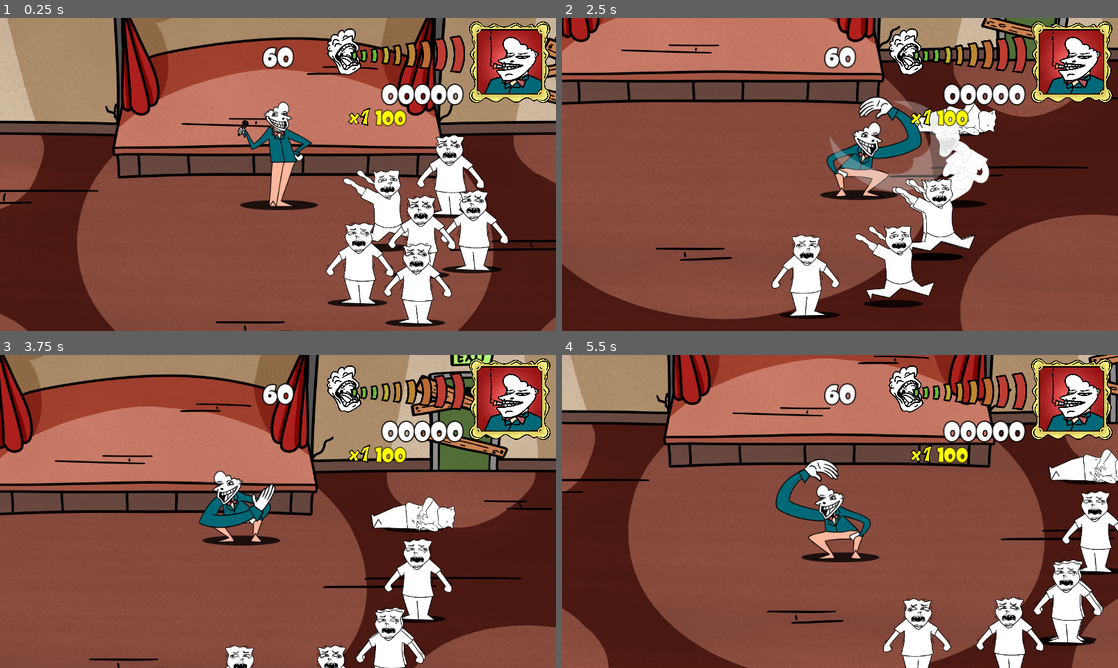
Above: before the commit, frames 1-4 (two rows, left to right).
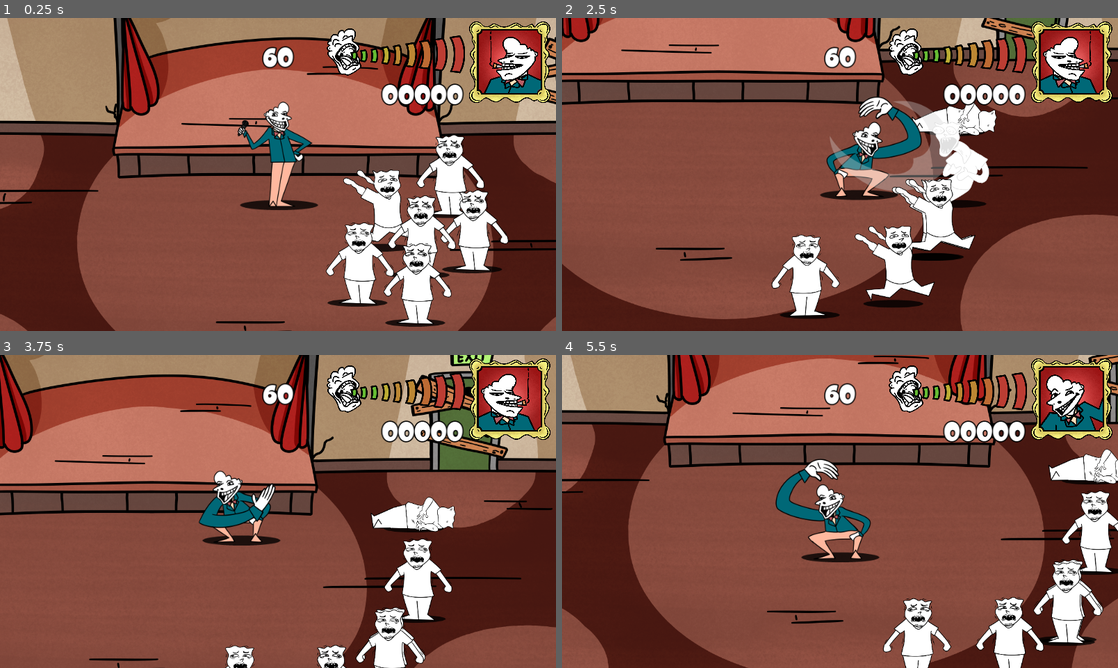
Above: after the commit, the same moments.

Repository: Crevann/GGJFunnyGame
Game: Godot game, scene res://game.tscn
Two runs of this game, one before a commit and one after it. Both use one fixed random seed, a clock stepped at 60 frames per second and the inputs below.
Inputs:
- Up to frame 1 (0.25 s): no input
- Up to frame 2 (2.5 s): hold D (move_right) 0.53-1.28 s; tap Space (attack) at 0.6, 1.35, 2.1 s; hold S (move_down) 1.28-2.03 s; hold D (move_right) from 2.03 s (still down)
- Up to frame 3 (3.75 s): release D (move_right) at 2.78 s; hold W (move_up) 2.78-3.53 s; tap Space (attack) at 2.85, 3.6 s; hold A (move_left) from 3.53 s (still down)
- Up to frame 4 (5.5 s): tap Space (attack) at 4.35, 5.1 s; release A (move_left) at 5.03 s; hold S (move_down) from 5.03 s (still down)

The runs differ from the first frame. In frame 1, 0.6% of the frame differs, in the area x 62-98%, y 4-35%; in frame 2, 1.5%; in frame 3, 1.5%; in frame 4, 1.6%.

Commit message:
Portraits

Diff:
--- a/characters/enemy/enemy.gd
+++ b/characters/enemy/enemy.gd
@@ -7,7 +7,7 @@
 @onready var player: Player
 
 @export var points = 100
-@export var berk_gain = 3
+@export var berk_gain = 20
 const SPEED = 200.0
 const KNOCKBACK = 1200.0
 var hp : int
--- a/logic/ui/ui.tscn
+++ b/logic/ui/ui.tscn
@@ -1,7 +1,8 @@
-[gd_scene load_steps=10 format=3 uid="uid://bo7k1cc6j2s0q"]
+[gd_scene load_steps=11 format=3 uid="uid://bo7k1cc6j2s0q"]
 
 [ext_resource type="FontFile" uid="uid://kqqjk2s1ju5v" path="res://fonts/Chomiqyfreeversion-Regular.ttf" id="1_ybpc5"]
 [ext_resource type="Texture2D" uid="uid://bss4ujow47ldw" path="res://logic/ui/ui_sprites/cornice.png" id="2_xefja"]
+[ext_resource type="Script" path="res://logic/ui/ui_portrait.gd" id="3_7dr1e"]
 [ext_resource type="Texture2D" uid="uid://souvtv5w7xpu" path="res://logic/ui/ui_sprites/background.png" id="3_124g1"]
 [ext_resource type="Texture2D" uid="uid://btk42xkqtowgi" path="res://logic/ui/ui_sprites/ritratto_normale1.png" id="4_ruo7h"]
 [ext_resource type="Texture2D" uid="uid://s5328bl6kvmu" path="res://logic/ui/ui_barra/barra_berk_ritratto.png" id="5_7a50a"]
@@ -57,26 +58,51 @@
 grow_horizontal = 0
 texture = ExtResource("2_xefja")
 expand_mode = 1
+script = ExtResource("3_7dr1e")
+
+[node name="PortraitChangeTimer" type="Timer" parent="Bar/Portrait"]
+wait_time = 5.0
+autostart = true
+
+[node name="PortraitFlipTimer" type="Timer" parent="Bar/Portrait"]
+wait_time = 2.0
+autostart = true
 
 [node name="Background" type="TextureRect" parent="Bar/Portrait"]
+z_index = -1
+clip_contents = true
 layout_mode = 1
-anchors_preset = 15
-anchor_right = 1.0
-anchor_bottom = 1.0
+anchors_preset = -1
+anchor_left = 0.11739
+anchor_top = 0.112043
+anchor_right = 0.88261
+anchor_bottom = 0.887957
+offset_left = 0.0480003
+offset_top = 0.0480003
+offset_right = 2.952
+offset_bottom = 0.951996
 grow_horizontal = 2
 grow_vertical = 2
 texture = ExtResource("3_124g1")
 expand_mode = 1
+metadata/_edit_use_anchors_ = true
 
 [node name="Face" type="TextureRect" parent="Bar/Portrait/Background"]
 layout_mode = 1
-anchors_preset = 15
-anchor_right = 1.0
-anchor_bottom = 1.0
+anchors_preset = -1
+anchor_left = -0.151
+anchor_top = -0.144
+anchor_right = 1.13
+anchor_bottom = 1.137
+offset_left = 0.0460014
+offset_top = 0.0240021
+offset_right = 0.0200043
+offset_bottom = -0.00201416
 grow_horizontal = 2
 grow_vertical = 2
 texture = ExtResource("4_ruo7h")
 expand_mode = 1
+stretch_mode = 4
 
 [node name="BerkBar" type="Control" parent="Bar"]
 layout_mode = 1
@@ -136,6 +162,7 @@
 label_settings = SubResource("LabelSettings_gekba")
 
 [node name="HBoxContainer" type="HBoxContainer" parent="Bar"]
+visible = false
 modulate = Color(1, 1, 0, 1)
 layout_mode = 1
 anchors_preset = -1
@@ -162,3 +189,6 @@
 layout_mode = 2
 text = "100"
 label_settings = SubResource("LabelSettings_d3dlq")
+
+[connection signal="timeout" from="Bar/Portrait/PortraitChangeTimer" to="Bar/Portrait" method="_on_portrait_change_timer_timeout"]
+[connection signal="timeout" from="Bar/Portrait/PortraitFlipTimer" to="Bar/Portrait" method="_on_portrait_flip_timer_timeout"]
--- /dev/null
+++ b/logic/ui/ui_portrait.gd
@@ -0,0 +1,43 @@
+extends TextureRect
+
+@onready var NORMAL_PORTRAITS = [load("res://logic/ui/ui_sprites/ritratto_normale1.png"),
+load("res://logic/ui/ui_sprites/ritratto_normale2.png"),
+load("res://logic/ui/ui_sprites/ritratto_normale3.png")]
+@onready var HALF_INSANE_PORTRAITS = [load("res://logic/ui/ui_sprites/ritratto_mezzo_insano1.png"),
+load("res://logic/ui/ui_sprites/ritratto_mezzo_insano2.png"),
+load("res://logic/ui/ui_sprites/ritratto_mezzo_insano2.png")]
+@onready var INSANE_PORTRAITS = [load("res://logic/ui/ui_sprites/ritratto_insano1.png"),
+load("res://logic/ui/ui_sprites/ritratto_insano2.png"),
+load("res://logic/ui/ui_sprites/ritratto_insano3.png")]
+
+var portrait_to_show = 0 # 0 to 2
+var rng = RandomNumberGenerator.new()
+var shake = 25
+
+@onready var face := $Background/Face
+@onready var player: Player = get_tree().get_first_node_in_group("player")
+
+func _process(_delta):
+	if(player.berk_value <= 30):
+		face.texture = NORMAL_PORTRAITS[portrait_to_show]
+	elif(player.berk_value > 30 and player.berk_value <= 60):
+		face.texture = HALF_INSANE_PORTRAITS[portrait_to_show]
+	elif(player.berk_value > 60 and player.berk_value <= 99):
+		face.texture = INSANE_PORTRAITS[portrait_to_show]
+	else:
+		face.texture = INSANE_PORTRAITS[1]
+
+	if(player.berking):
+		face.offset_left = randf_range(0, shake)
+		face.offset_right = randf_range(0, shake)
+	else:
+		face.offset_left = 0
+		face.offset_right = 0
+
+
+func _on_portrait_change_timer_timeout():
+	portrait_to_show = rng.randi_range(0, 2)
+
+
+func _on_portrait_flip_timer_timeout():
+	face.flip_h = !face.flip_h
Binary file changed: logic/ui/ui_sprites/background.png
